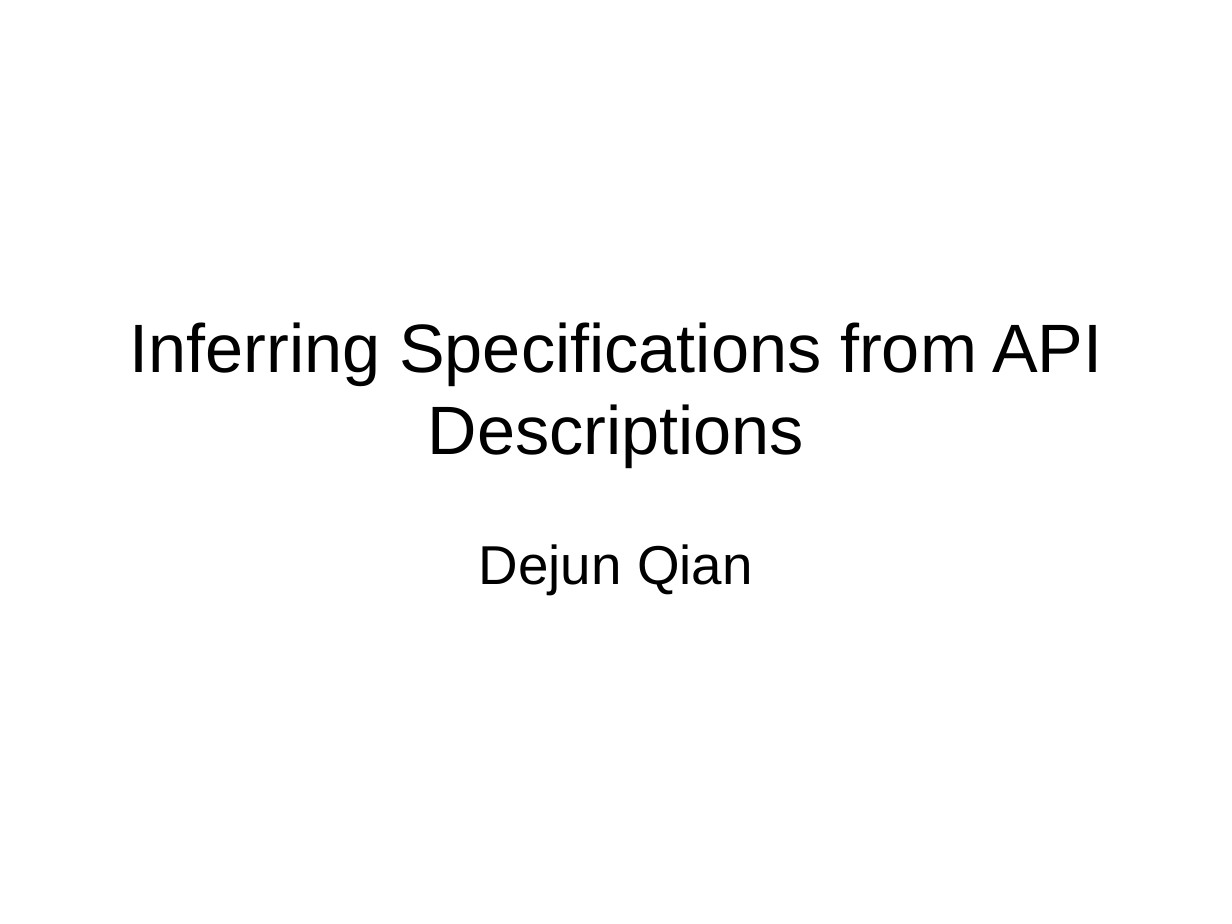
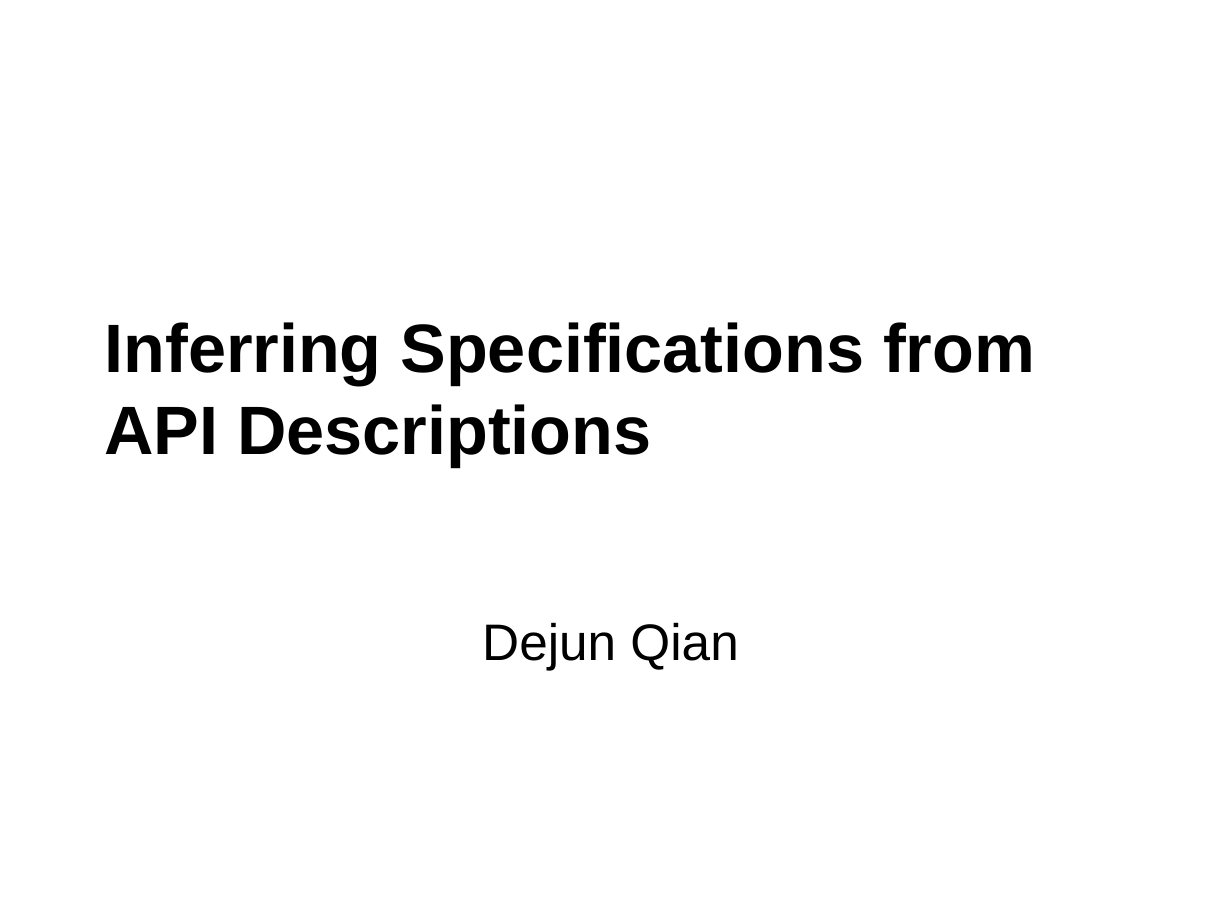
Before and after one commit to derekqian/CS669-Scholarship-Skills, a slide deck: slide 1 of P3-5-min-talk/summary.ppt. Drawn at 1232x924 pixels with LibreOffice and Linux fonts; fonts in the diff are those of the drawing; background and template pictures are left out. Boxes give left, top, right and bottom in pixels: in the first picture for what was removed or moved away, otherwise in the second. Text is boxed around its words. In the diff, an @@ line names an element or a change of style, - is before the commit and + after.

```diff
--- a/P3-5-min-talk/summary.ppt
+++ b/P3-5-min-talk/summary.ppt
@@ title "Inferring Specifications from API Descriptions" at [105, 322, 1035, 466]: bold on; alignment centre to left @@
@@ subtitle "Dejun Qian": place and size @@
-subtitle "Dejun Qian" at [479, 544, 753, 594]
+subtitle "Dejun Qian" at [482, 622, 738, 670]
@@ subtitle "Dejun Qian" at [482, 622, 738, 670]: size 32 to 30 pt @@
```
Also in this commit, not shown: 1 other slide changed, 9 slides added, 2 slides removed.
